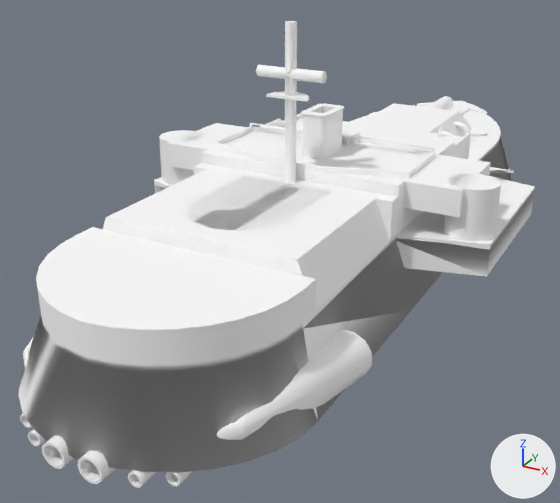
Renders of the FBX model Assets/World objects/Ships_raw/terran - battleship devastation.fbx from each side of a commit.
Rendered twice from a 50 mm lens placed at (12.5, -28.2, 11.5), pointed at (-1.6, -2.7, -1.2). Arrows for +X, +Y and +Z are at lower right; the lights stay in place. Vertices at the same position are counted once.

In view in the first picture: 'DevastationAftGunPlatform', 'DevastationCarrier', 'DevastationElevatorALT', 'DevastationElevatorART', 'DevastationHull', 'DevastationMidLightSection', 'DevastationSupergun'.
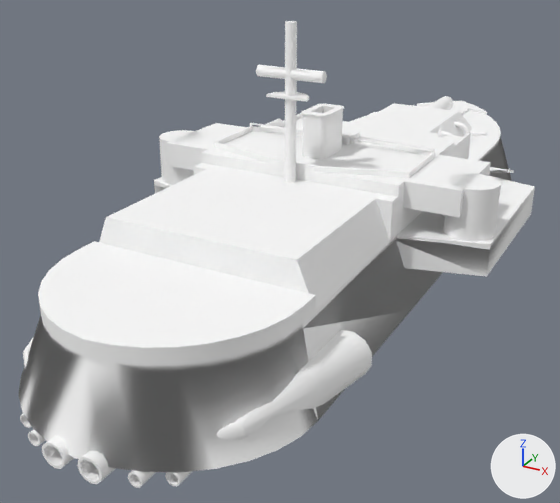
Where the newer file only moved an object's origin or applied its transform, the numbers keep the older frame.

Patch to the scene script:
```diff
--- a/Assets/World objects/Ships_raw/terran - battleship devastation.fbx.py
+++ b/Assets/World objects/Ships_raw/terran - battleship devastation.fbx.py
@@ me_id195 @@
 # used by ob_devastationaftgunplatform; location = (0.0, -5.06, 1.2)
-me_id195.from_pydata(...)  # 23 vertices, 28 faces; spans x -1.8..1.8, y -4.88..0.0, z 0.0..1.45
+me_id195.from_pydata(...)  # 18 vertices, 23 faces; spans x -1.8..1.8, y -4.88..0.0, z 0.0..0.95
+# me_id195 part 2
+# 14 vertices are removed from x -1.8..1.8, y -4.88..0.0, z 1.45
+# 28 faces are deleted
+# 9 new vertices lie (0.0, 0.0, 0.95) away from vertices in x -1.8..1.8, y -4.88..0.0, z 0.0
+# 23 new faces join them
 me_id195.materials.append(mat_material_003)
@@ me_id362 @@
 me_id362.from_pydata(...)  # 41 vertices, 44 faces; spans x -4.0..4.0, y -10.76..-5.06, z 1.2..2.65
 # used by ob_devastationcarrier; location = (0.0, 0.0, 0.0)
 # verts and faces of me_id362; kept vertices keep their numbers, new ones are numbered from 41
 # before: 16 (-3.4, -5.06, 2.65) at pixel (206, 169), 21 (3.4, -5.06, 2.65) at pixel (375, 198), 24 (-0.75, -5.41, 2.65) at pixel (263, 182), 27 (-3.25, -5.41, 2.65) at pixel (204, 172), 30 (0.75, -5.41, 2.65) at pixel (300, 189)
 # before: 31 (3.25, -5.41, 2.65) at pixel (367, 201), 33 (0.0, -5.06, 2.65) at pixel (286, 183), 36 (0.0, -5.35, 2.65) at pixel (282, 185)
+# me_id362 part 4
+delete_faces([(21, 30, 31), (16, 27, 24), (16, 24, 36, 33), (21, 33, 36, 30)])
+verts[41] = (0.0, -5.24, 2.65)  # pixel (284, 184)
+faces += [(24, 36, 41, 27), (30, 31, 41, 36), (16, 27, 41, 33), (21, 33, 41, 31)]
 me_id362.materials.append(mat_material_003)
@@ me_id349 @@
 me_id349.from_pydata(...)  # 84 vertices, 124 faces; spans x -6.99..7.0, y -3.79..3.35, z 1.2..3.05
 # used by ob_devastationmidlightsection; location = (0.0, 0.0, 0.0)
+# me_id349 part 3: the loose piece of 24 vertices spanning x 5.2..7.0, y -3.79..-1.99, z 1.2..3.05 is moved by (-0.01, 0.0, 0.0)
 me_id349.materials.append(mat_material_003)
@@ me_id381 @@
 # used by ob_devastationhull; location = (0.0, 0.0, 0.0)
-me_id381.from_pydata(...)  # 1873 vertices, 2954 faces; spans x -7.1..7.1, y -16.7..17.3, z -1.9..8.1
+me_id381.from_pydata(...)  # 1866 vertices, 2982 faces; spans x -7.1..7.1, y -16.7..17.3, z -1.9..8.1
+# me_id381 part 1: 34 vertices moved from x -4.0..4.0, y -15.7..-10.8, z -0.2..2.2 to x -4.0..4.0, y -15.7..-11.1, z -0.2..1.7; 51 vertices removed from x -5.3..5.3, y -16.7..-9.6, z -1.6..2.2; 22 vertices added at x -4.6..4.6, y -15.8..-9.6, z -1.9..1.7
 me_id381.materials.append(mat_material_003)
```

Boxes [x1, y1, x2, y2] around the edits, measured in the pictures (560 x 503 px; the box of a moved part takes in the faces that stretch with it):
'DevastationAftGunPlatform', reshaped (not visible afterwards): before [188, 176, 332, 231]
part 1 of me_id381, moved or reshaped: before [23, 227, 372, 482]; after [20, 241, 316, 486]
part 3 of me_id349, moved or reshaped: before [449, 174, 481, 191]; after [448, 173, 481, 191]
part 4 of me_id362, moved or reshaped: [205, 169, 375, 201] in both
